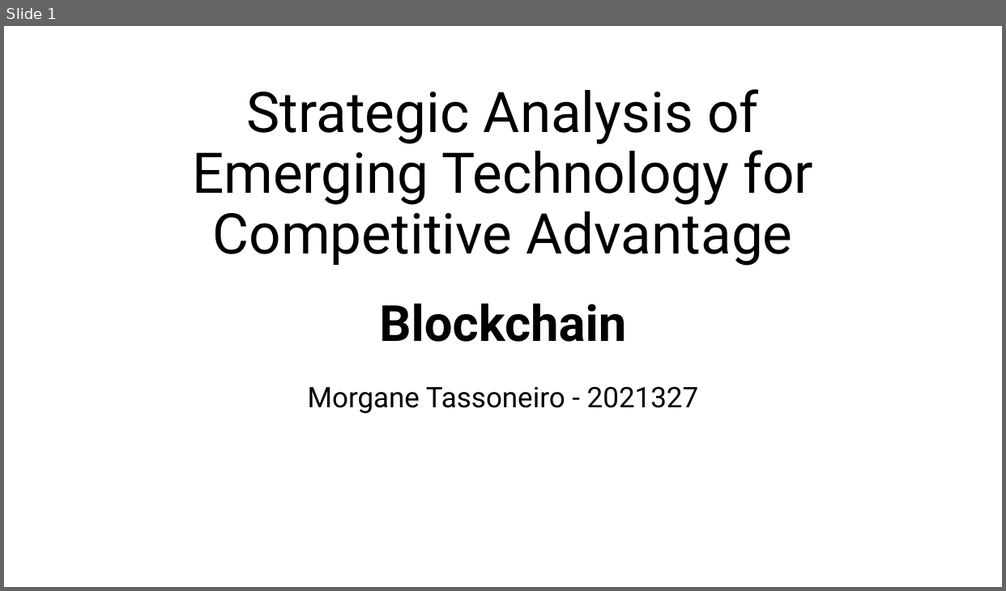
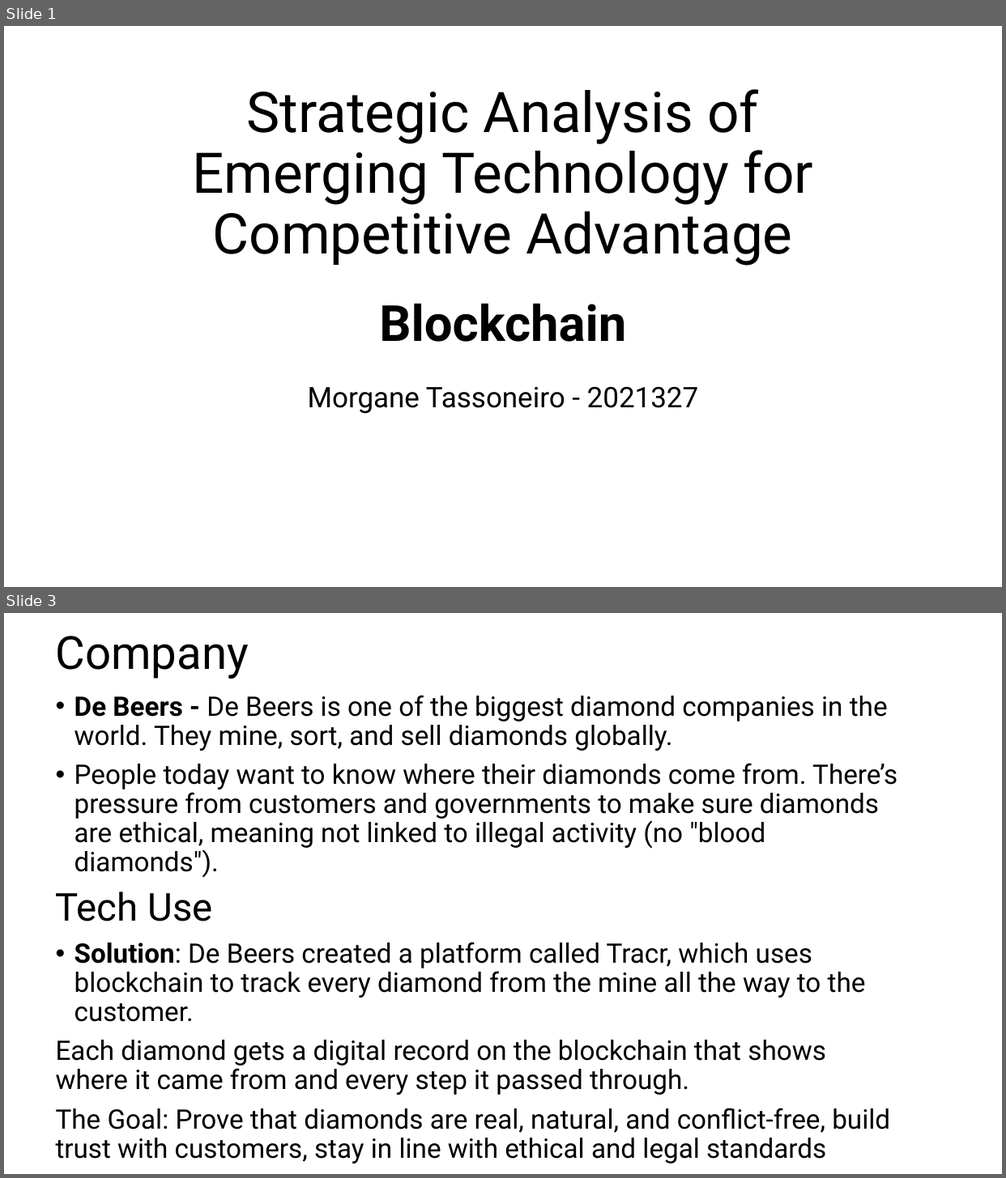
Before and after one commit to MorganeTassoneiro/Ca-Blockchain, a slide deck: BlockchainPresentation.pptx. Shown one above the other, each under a label of ours: slide 1 before the commit, slides 1 and 3 after it; the slides between them are not shown. The pictures are 1006x591 and 1006x1178 pixels, drawn with LibreOffice and Linux fonts; fonts in the diff are those of the drawing. Boxes give left, top, right and bottom in pixels: in the first picture for what was removed or moved away, otherwise in the second. Text is boxed around its words. In the diff, an @@ line names an element or a change of style, - is before the commit and + after.

Commit message:
What is Blockchain, Company and Tech used on it
mentioning De Beers a diamond company and Tracr, that is the technology used

```diff
--- a/BlockchainPresentation.pptx
+++ b/BlockchainPresentation.pptx
@@ slide 3 added at [4, 613, 1002, 1174], background #FFFFFF @@
@@ title added at [56, 636, 249, 679], 44 pt, text #000000 @@
+Company
@@ text added at [56, 695, 897, 1164], 25.9 pt, text #000000 @@
+• De Beers - De Beers is one of the biggest diamond companies in the world. They mine, sort, and sell diamonds globally.
+• People today want to know where their diamonds come from. There’s pressure from customers and governments to make sure diamonds are ethical, meaning not linked to illegal activity (no "blood diamonds").
+Tech Use
+• Solution: De Beers created a platform called Tracr, which uses blockchain to track every diamond from the mine all the way to the customer.
+Each diamond gets a digital record on the blockchain that shows where it came from and every step it passed through.
+The Goal: Prove that diamonds are real, natural, and conflict-free, build trust with customers, stay in line with ethical and legal standards
```
Also in this commit, not shown: 3 other slides added.
